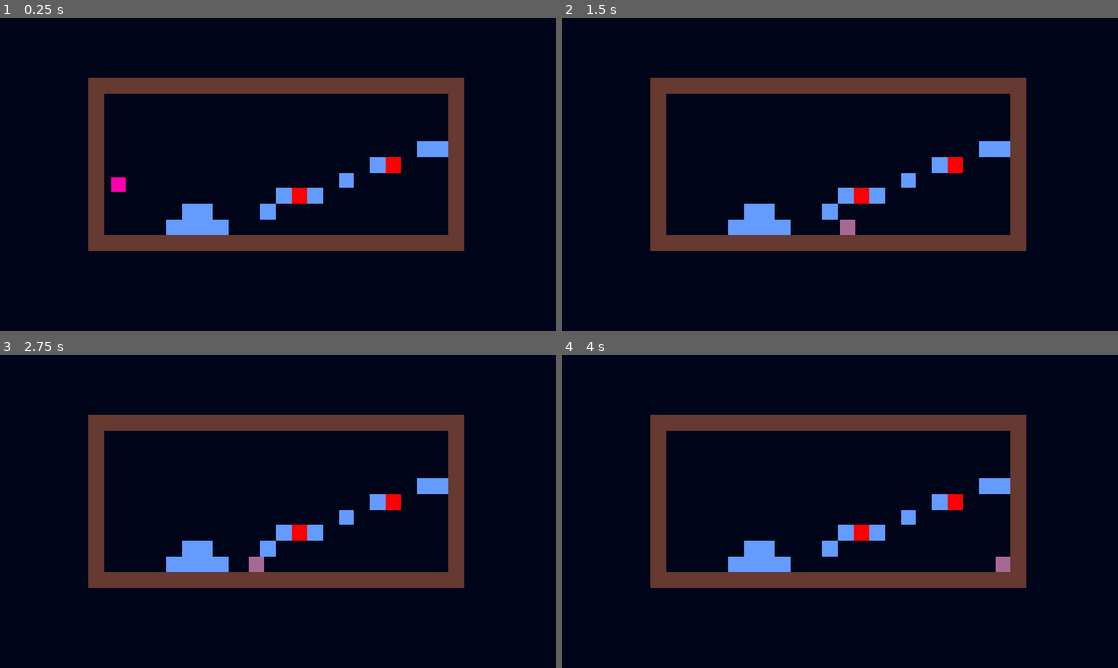
Above: before the commit, frames 1-4 (two rows, left to right).
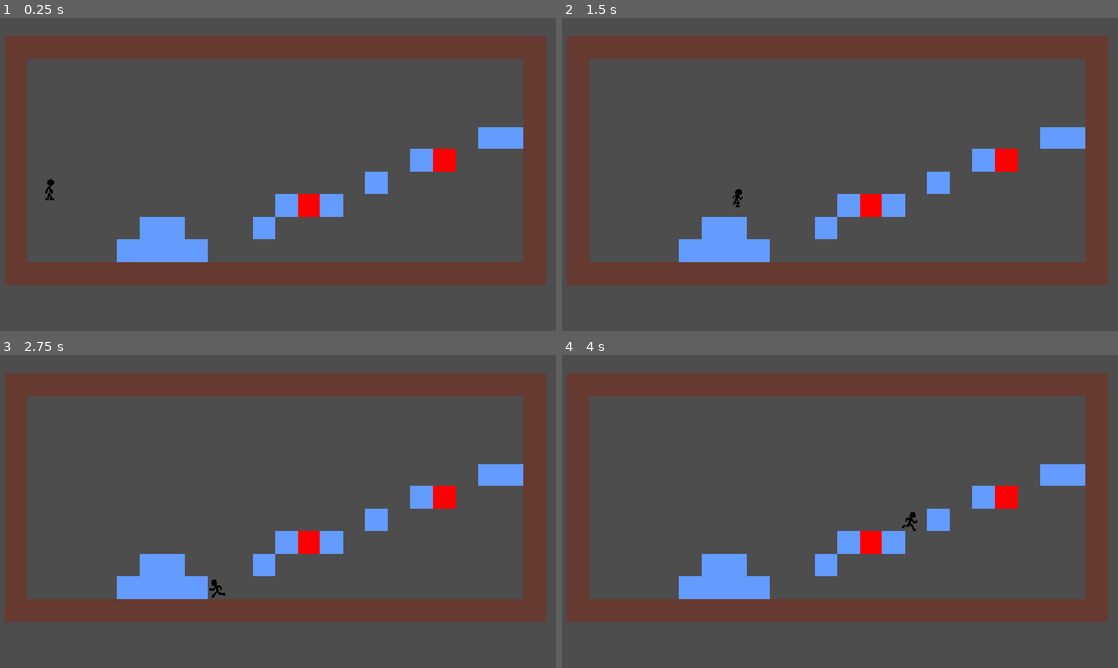
Above: after the commit, the same moments.

Repository: RajmiDeveloper/Godot-prueba
Game: Godot game, scene res://Escenas/escena_principal.tscn
Same seed, same stepped clock (60 frames per second), same inputs: the game is played once before the commit and once after it.
Inputs:
- Up to frame 1 (0.25 s): no input
- Up to frame 2 (1.5 s): tap Enter (ui_accept) at 0.5, 0.6, 0.77, 1.07, 1.35 s; hold Right (ui_right) from 0.53 s (still down)
- Up to frame 3 (2.75 s): tap Enter (ui_accept) at 1.52, 1.82, 2.1 s; release Right (ui_right) at 2.03 s; hold Left (ui_left) from 2.03 s (still down)
- Up to frame 4 (4 s): release Left (ui_left) at 2.78 s; hold Right (ui_right) from 2.78 s (still down); tap Enter (ui_accept) at 2.85, 3.02, 3.32, 3.6, 3.77 s

The runs differ from the first frame. In frame 1, 100% of the frame differs, in the area x 0-100%, y 0-100%; in frame 2, 100%; in frame 3, 100%; in frame 4, 100%.

Commit message:
monigote y animaciones

Diff:
--- a/Assets/tilesets/bloques.tres
+++ b/Assets/tilesets/bloques.tres
@@ -1,3 +1,13 @@
 [gd_resource type="TileSet" format=3 uid="uid://rml0uyl3jisa"]
 
+[ext_resource type="Texture2D" uid="uid://deqlwra4lwpu" path="res://Assets/tileset_bloques_16.png" id="1_textura"]
+
+[sub_resource type="TileSetAtlasSource" id="TileSetAtlasSource_bloques"]
+texture = ExtResource("1_textura")
+0:0/0 = 0
+0:0/0/physics_layer_0/polygon_0/points = PackedVector2Array(-8, -8, 8, -8, 8, 8, -8, 8)
+
 [resource]
+physics_layer_0/collision_layer = 1
+physics_layer_0/collision_mask = 0
+sources/0 = SubResource("TileSetAtlasSource_bloques")
--- a/Escenas/escena_principal.tscn
+++ b/Escenas/escena_principal.tscn
@@ -8,4 +8,4 @@
 position = Vector2(-34, -98)
 
 [node name="Camera2D" type="Camera2D" parent="." unique_id=2119801321]
-zoom = Vector2(2.03, 2.03)
+zoom = Vector2(2.92, 2.92)
--- /dev/null
+++ b/Escenas/nivel_1/nivel_saltos.tscn
@@ -0,0 +1,17 @@
+[gd_scene format=3]
+
+[ext_resource type="TileSet" uid="uid://rml0uyl3jisa" path="res://Assets/tilesets/bloques.tres" id="1_tileset"]
+[ext_resource type="PackedScene" path="res://Escenas/personaje/personaje.tscn" id="2_personaje"]
+
+[node name="NivelSaltos" type="Node2D"]
+
+[node name="Bloques" type="TileMapLayer" parent="."]
+tile_map_data = PackedByteArray("AAD//woAAAAAAAAAAAAAAAoAAAAAAAAAAAACAAkAAAAAAAAAAAAEAAgAAAAAAAAAAAAGAAcAAAAAAAAAAAAIAAYAAAAAAAAAAAAKAAUAAAAAAAAAAAAMAAQAAAAAAAAAAAAOAAMAAAAAAAAAAAAQAAIAAAAAAAAAAAA=")
+tile_set = ExtResource("1_tileset")
+
+[node name="Personaje" parent="." instance=ExtResource("2_personaje")]
+position = Vector2(8, 136)
+
+[node name="Camara" type="Camera2D" parent="Personaje"]
+position = Vector2(0, -20)
+zoom = Vector2(2, 2)
--- a/Escenas/personaje/personaje.gd
+++ b/Escenas/personaje/personaje.gd
@@ -1,7 +1,7 @@
 extends CharacterBody2D
 
 @export var animacion: AnimatedSprite2D
-const walk_speed: float = 200.0
+const walk_speed: float = 100.0
 const jump_velocity: float = -250.0
 
 func _ready() -> void:
@@ -21,26 +21,26 @@
 		velocity += get_gravity() * delta
 
 	#salto con flecha o barra
-	var is_jumping := Input.get_axis("ui_accept", "ui_up")
+	var is_jumping := Input.is_action_just_pressed("ui_up") or Input.is_action_just_pressed("ui_accept")
 	if (is_jumping  and is_on_floor()):
 		velocity.y = jump_velocity
-		animacion.play("Saltar")
+		animacion.play("saltar")
 
 	#direccion en X, con las flechas
 	var direction := Input.get_axis("ui_left", "ui_right")
 	if direction:
 		velocity.x = direction * walk_speed
 		if not is_jumping:
-			animacion.play("Correr")
+			animacion.play("correr")
 		if direction > 0:
+			animacion.flip_h = false
+		else:
 			animacion.flip_h = true
-		else:
-			animacion.flip_h = false
 	else:
 		velocity.x = move_toward(velocity.x, 0, walk_speed)
 
 	if velocity.is_zero_approx():
-		animacion.play("Idle")
+		animacion.play("idle")
 
 	move_and_slide()
 #func _physics_process(delta: float) -> void:
--- a/Escenas/personaje/personaje.tscn
+++ b/Escenas/personaje/personaje.tscn
@@ -1,7 +1,95 @@
 [gd_scene format=3 uid="uid://btpmum142fwbi"]
 
 [ext_resource type="Script" uid="uid://8ll4yhv6wh65" path="res://Escenas/personaje/personaje.gd" id="1_g78av"]
-[ext_resource type="SpriteFrames" uid="uid://ck6n1xix4s6oh" path="res://Escenas/personaje/animacion.tres" id="1_u5lov"]
+[ext_resource type="Texture2D" uid="uid://bi28wsxuqaicr" path="res://Assets/Personaje/tilset_personaje.png" id="2_g78av"]
+
+[sub_resource type="AtlasTexture" id="AtlasTexture_vy5do"]
+atlas = ExtResource("2_g78av")
+region = Rect2(0, 724, 362, 362)
+
+[sub_resource type="AtlasTexture" id="AtlasTexture_0em06"]
+atlas = ExtResource("2_g78av")
+region = Rect2(362, 724, 362, 362)
+
+[sub_resource type="AtlasTexture" id="AtlasTexture_nwbbr"]
+atlas = ExtResource("2_g78av")
+region = Rect2(724, 724, 362, 362)
+
+[sub_resource type="AtlasTexture" id="AtlasTexture_dj7hg"]
+atlas = ExtResource("2_g78av")
+region = Rect2(0, 1086, 362, 362)
+
+[sub_resource type="AtlasTexture" id="AtlasTexture_iecvo"]
+atlas = ExtResource("2_g78av")
+region = Rect2(362, 1086, 362, 362)
+
+[sub_resource type="AtlasTexture" id="AtlasTexture_3i006"]
+atlas = ExtResource("2_g78av")
+region = Rect2(724, 1086, 362, 362)
+
+[sub_resource type="AtlasTexture" id="AtlasTexture_fiuvs"]
+atlas = ExtResource("2_g78av")
+region = Rect2(0, 0, 362, 362)
+
+[sub_resource type="AtlasTexture" id="AtlasTexture_7bg16"]
+atlas = ExtResource("2_g78av")
+region = Rect2(362, 0, 362, 362)
+
+[sub_resource type="AtlasTexture" id="AtlasTexture_17mgp"]
+atlas = ExtResource("2_g78av")
+region = Rect2(0, 362, 362, 362)
+
+[sub_resource type="AtlasTexture" id="AtlasTexture_jvq4c"]
+atlas = ExtResource("2_g78av")
+region = Rect2(362, 362, 362, 362)
+
+[sub_resource type="SpriteFrames" id="SpriteFrames_4bdo0"]
+animations = [{
+"frames": [{
+"duration": 1.0,
+"texture": SubResource("AtlasTexture_vy5do")
+}, {
+"duration": 1.0,
+"texture": SubResource("AtlasTexture_0em06")
+}, {
+"duration": 1.0,
+"texture": SubResource("AtlasTexture_nwbbr")
+}, {
+"duration": 1.0,
+"texture": SubResource("AtlasTexture_dj7hg")
+}, {
+"duration": 1.0,
+"texture": SubResource("AtlasTexture_iecvo")
+}, {
+"duration": 1.0,
+"texture": SubResource("AtlasTexture_3i006")
+}],
+"loop": 1,
+"name": &"correr",
+"speed": 10.0
+}, {
+"frames": [{
+"duration": 1.0,
+"texture": SubResource("AtlasTexture_fiuvs")
+}, {
+"duration": 1.0,
+"texture": SubResource("AtlasTexture_7bg16")
+}],
+"loop": 1,
+"name": &"idle",
+"speed": 1.0
+}, {
+"frames": [{
+"duration": 1.0,
+"texture": SubResource("AtlasTexture_17mgp")
+}, {
+"duration": 1000.0,
+"texture": SubResource("AtlasTexture_jvq4c")
+}],
+"loop": 1,
+"name": &"saltar",
+"speed": 1.0
+}]
 
 [sub_resource type="RectangleShape2D" id="RectangleShape2D_kbuar"]
 size = Vector2(16, 16)
@@ -13,8 +101,11 @@
 
 [node name="Animacion" type="AnimatedSprite2D" parent="." unique_id=1434116653]
 unique_name_in_owner = true
-sprite_frames = ExtResource("1_u5lov")
-animation = &"Daño"
+position = Vector2(0, -1.9999999)
+scale = Vector2(0.054, 0.054)
+sprite_frames = SubResource("SpriteFrames_4bdo0")
+animation = &"correr"
+frame_progress = 0.31485844
 
 [node name="CollisionShape2D" type="CollisionShape2D" parent="." unique_id=2103552631]
 shape = SubResource("RectangleShape2D_kbuar")
--- a/project.godot
+++ b/project.godot
@@ -35,4 +35,3 @@
 
 textures/canvas_textures/default_texture_filter=0
 rendering_device/driver.windows="d3d12"
-environment/defaults/default_clear_color=Color(0, 0.020805275, 0.09924535, 1)
Binary file added: Assets/Personaje/tilset_personaje.png
Not shown, added: Assets/Personaje/tilset_personaje.png.import
